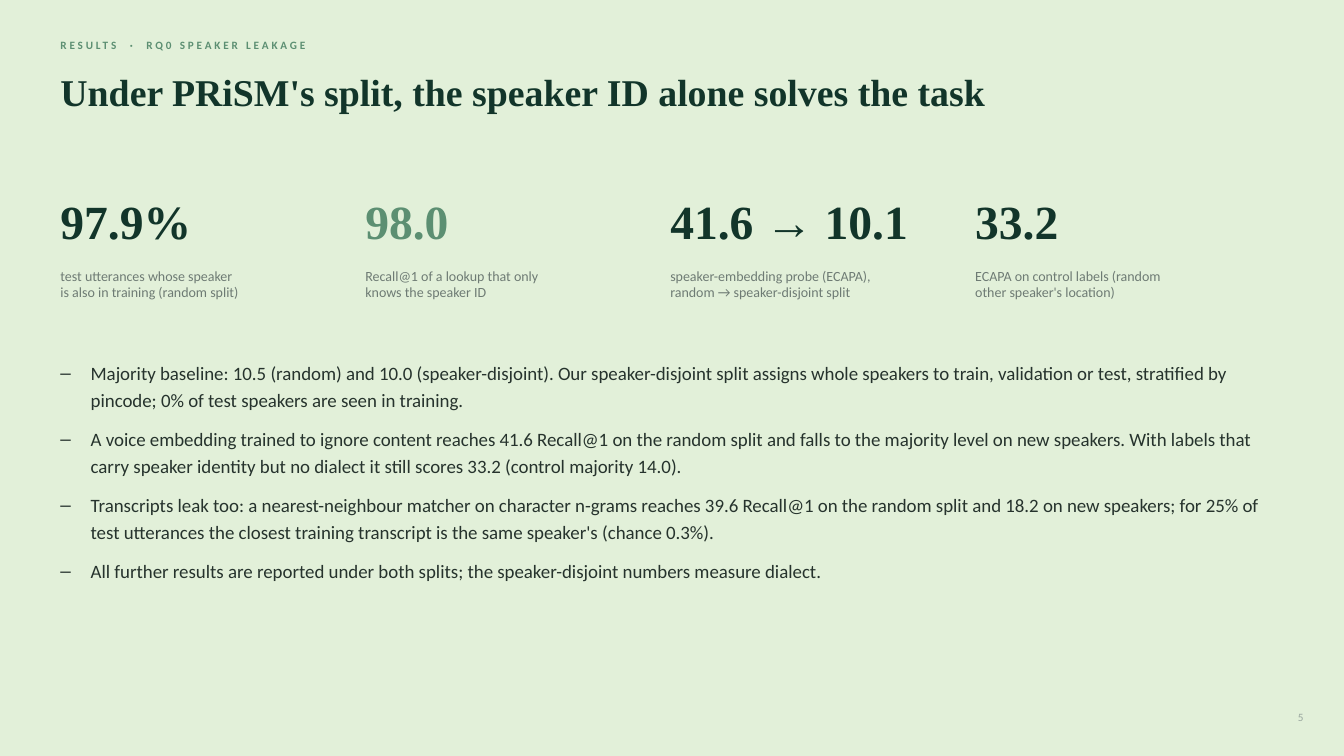
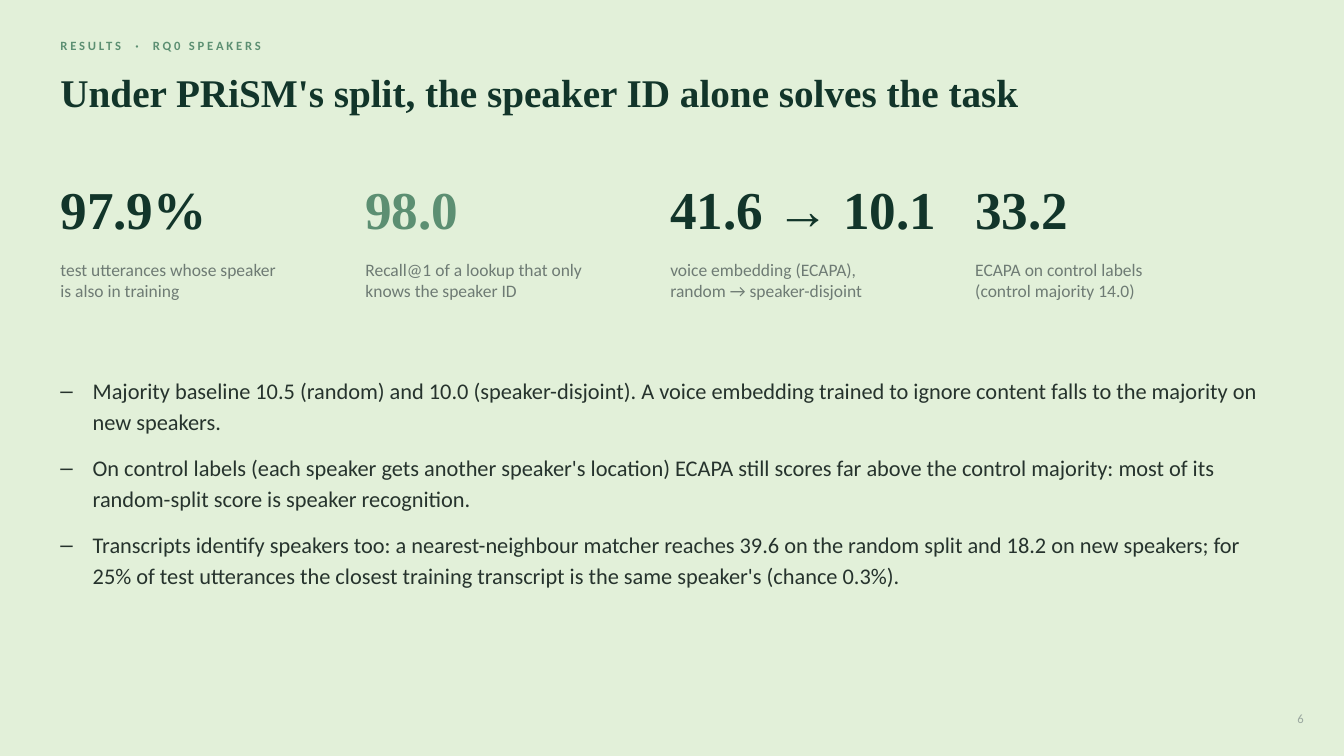
Before and after one commit to unignoramus11/sal-project, a slide deck: slide 6 of slides/mid/mid_evaluation.pptx (slide 5 before the commit). Drawn at 1344x756 pixels with LibreOffice and Linux fonts; fonts in the diff are those of the drawing. Boxes give left, top, right and bottom in pixels: in the first picture for what was removed or moved away, otherwise in the second. Text is boxed around its words. In the diff, an @@ line names an element or a change of style, - is before the commit and + after.

```diff
--- a/slides/mid/mid_evaluation.pptx
+++ b/slides/mid/mid_evaluation.pptx
@@ text at (153, 42, 261, 52): text changed; size 8 to 9 pt @@
-RESULTS · RQ0 SPEAKER LEAKAGE
+RESULTS · RQ0 SPEAKERS
@@ text "Under PRiSM's split, the speaker ..." at (60, 79, 1019, 115): size 27 to 28 pt @@
@@ 4 texts: place and size @@
-4 texts at (60, 207, 1058, 240)
+4 texts at (60, 193, 1068, 230)
@@ size 34 to 38 pt in 4 elements at (60, 193, 206, 230), (365, 193, 458, 230), (670, 193, 936, 230), (975, 193, 1068, 230) @@
@@ text at (60, 264, 275, 300): text changed; size 10 to 12.5 pt @@
-test utterances whose speaker
-is also in training (random split)
+test utterances whose speaker
+is also in training
@@ text "Recall@1 of a lookup that ...": place and size @@
-text "Recall@1 of a lookup that ..." at (365, 271, 538, 299)
+text "Recall@1 of a lookup that ..." at (365, 264, 582, 300)
@@ text "Recall@1 of a lookup that ..." at (365, 264, 582, 300): size 10 to 12.5 pt @@
@@ text at (670, 263, 862, 300): text changed; size 10 to 12.5 pt @@
-speaker-embedding probe (ECAPA),
-random → speaker-disjoint split
+voice embedding (ECAPA),
+random → speaker-disjoint
@@ text at (975, 264, 1142, 300): text changed; size 10 to 12.5 pt @@
-ECAPA on control labels (random
-other speaker's location)
+ECAPA on control labels
+(control majority 14.0)
@@ text at (93, 383, 1256, 588): text changed; size 13.5 to 16 pt @@
-– Majority baseline: 10.5 (random) and 10.0 (speaker-disjoint). Our speaker-disjoint split assigns whole speakers to train, validation or test, stratified by pincode; 0% of test speakers are seen in training.
-– A voice embedding trained to ignore content reaches 41.6 Recall@1 on the random split and falls to the majority level on new speakers. With labels that carry speaker identity but no dialect it still scores 33.2 (control majority 14.0).
-– Transcripts leak too: a nearest-neighbour matcher on character n-grams reaches 39.6 Recall@1 on the random split and 18.2 on new speakers; for 25% of test utterances the closest training transcript is the same speaker's (chance 0.3%).
-– All further results are reported under both splits; the speaker-disjoint numbers measure dialect.
+– Majority baseline 10.5 (random) and 10.0 (speaker-disjoint). A voice embedding trained to ignore content falls to the majority on new speakers.
+– On control labels (each speaker gets another speaker's location) ECAPA still scores far above the control majority: most of its random-split score is speaker recognition.
+– Transcripts identify speakers too: a nearest-neighbour matcher reaches 39.6 on the random split and 18.2 on new speakers; for 25% of test utterances the closest training transcript is the same speaker's (chance 0.3%).
@@ text at (1297, 715, 1303, 723): text changed; size 8 to 9 pt @@
-5
+6
```
Also in this commit, not shown: 14 other slides changed, 6 slides added, 2 slides removed, 6 other files.
